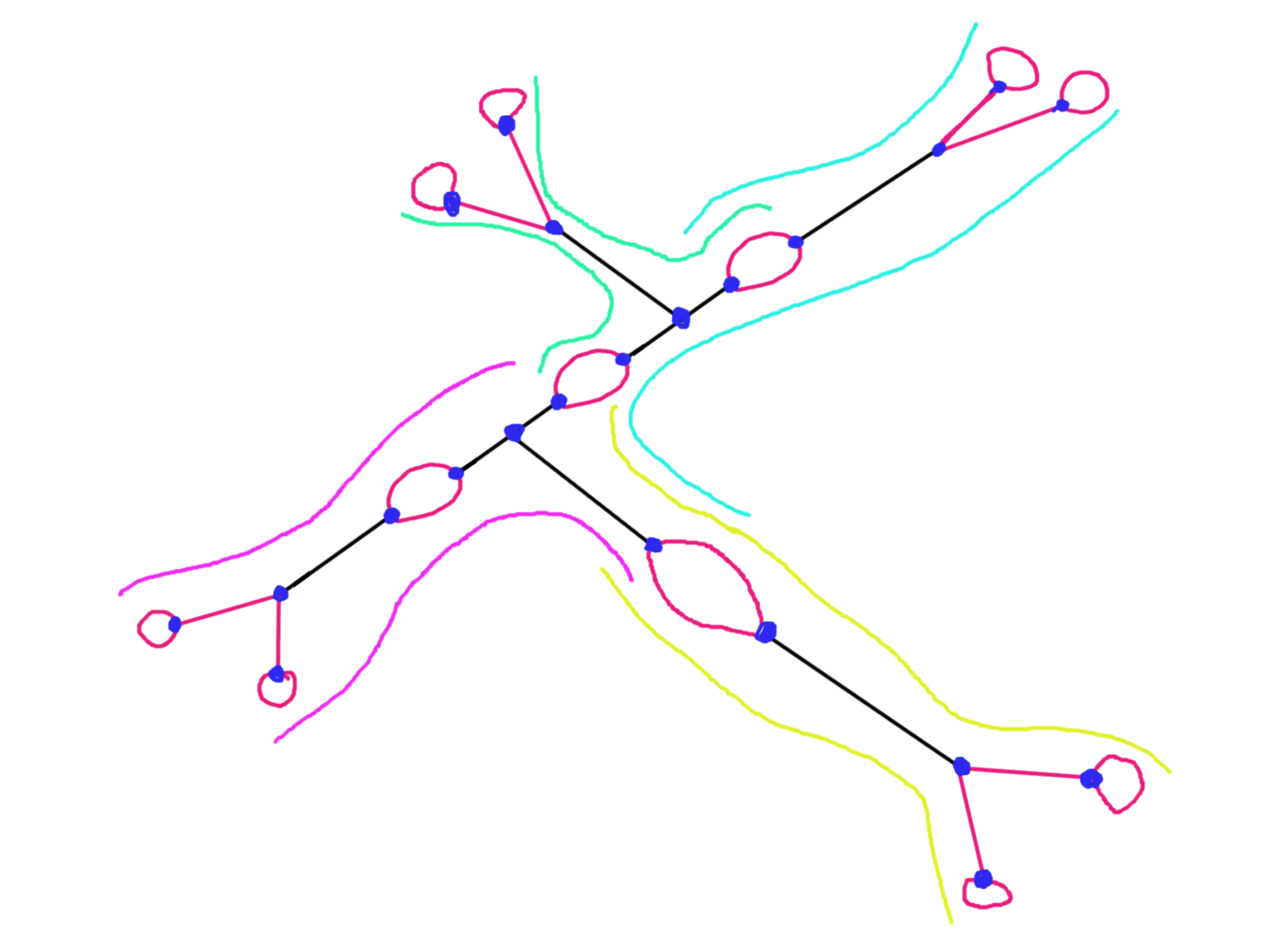
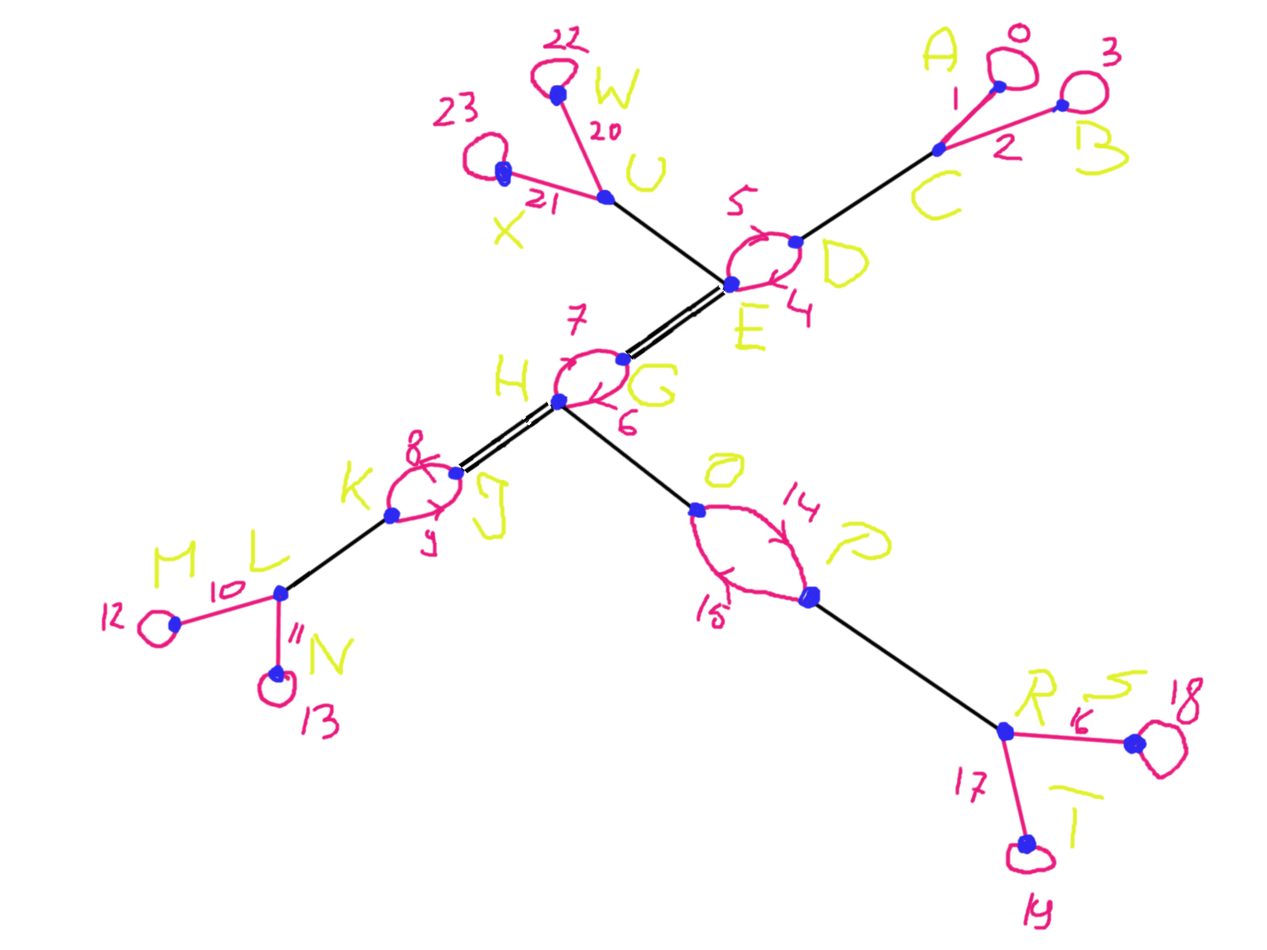
Before/after of a 1267px x 950px layered artwork. What changed in the layer stack:
hid "TrainA" over [117, 20, 1173, 926]
added layer "SteeringId" above "StopTrackId" over [153, 25, 1149, 850]
added layer "StopTrackId" above "Transformation" over [100, 21, 1205, 932]
painted on "Transformation" over [410, 57, 1190, 911]
